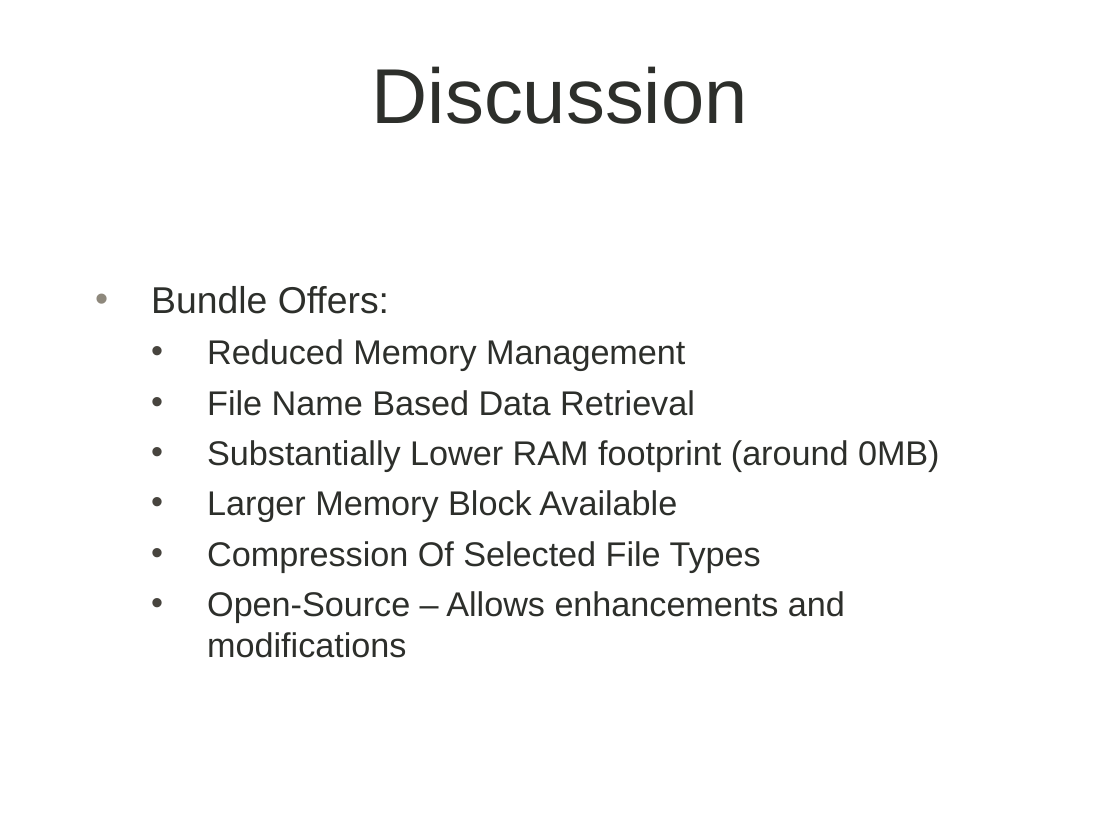
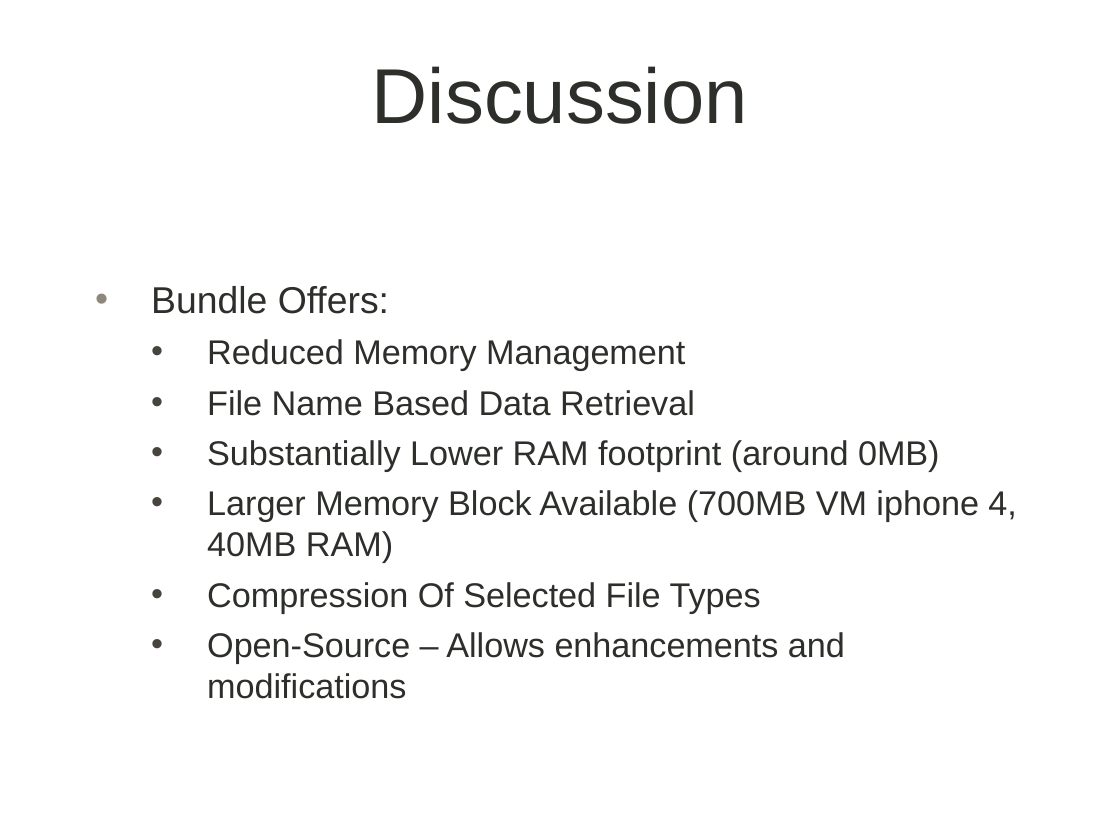
Before and after one commit to jarryddev/Bundle, a slide deck: slide 28 of Thesis/Bundle_Presentation_rev.pptx. Drawn at 1120x840 pixels with LibreOffice and Linux fonts; fonts in the diff are those of the drawing; background and template pictures are left out. Boxes give left, top, right and bottom in pixels: in the first picture for what was removed or moved away, otherwise in the second. Text is boxed around its words. In the diff, an @@ line names an element or a change of style, - is before the commit and + after.

```diff
--- a/Thesis/Bundle_Presentation_rev.pptx
+++ b/Thesis/Bundle_Presentation_rev.pptx
@@ text at [207,490,1016,563]: text changed @@
-  • Larger Memory Block Available
+  • Larger Memory Block Available (700MB VM iphone 4, 40MB RAM)
```
Also in this commit, not shown: 2 other slides changed.
